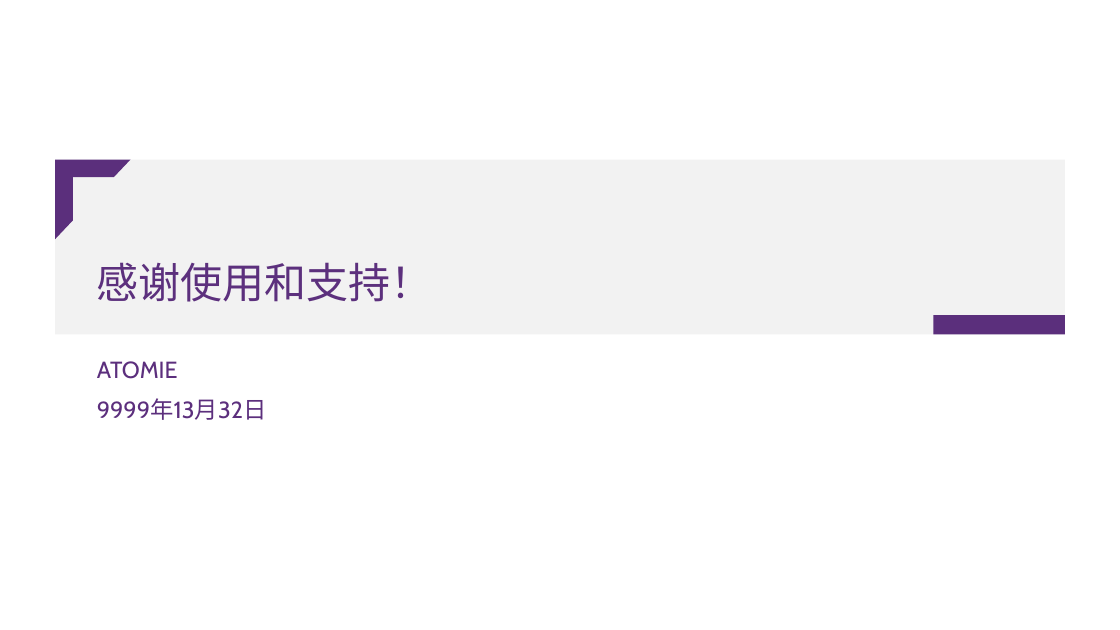
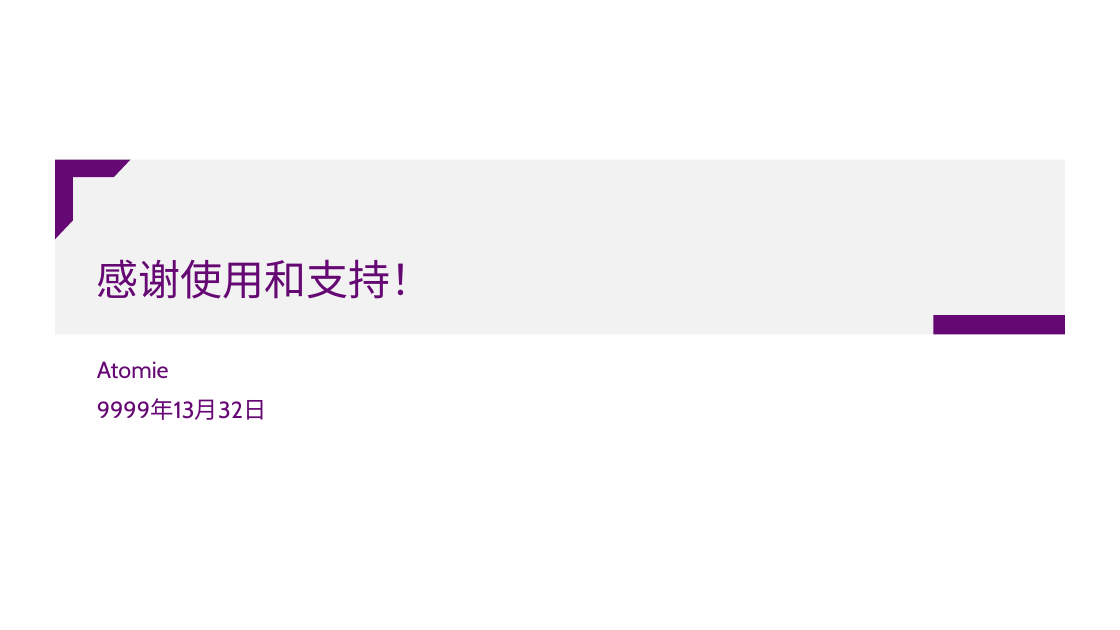
Before and after one commit to atomiechen/THU-PPT-Theme, a slide deck: slide 9 of 清华简约主题-扁平-16-9.pptx. Drawn at 1120x630 pixels with LibreOffice and Linux fonts; fonts in the diff are those of the drawing; background and template pictures are left out. Boxes give left, top, right and bottom in pixels: in the first picture for what was removed or moved away, otherwise in the second. Text is boxed around its words. In the diff, an @@ line names an element or a change of style, - is before the commit and + after.

Commit message:
Major update: 对于浅色背景模板，根据《清华大学视觉形象识别系统手册》，纠正清华主题色，使用校徽校名矢量图

```diff
--- a/清华简约主题-扁平-16-9.pptx
+++ b/清华简约主题-扁平-16-9.pptx
@@ half frame at [55, 160, 131, 239]: fill #5B2F7C to #660874 @@
@@ title "感谢使用和支持！" at [97, 259, 433, 299]: text colour #5C307D to #660874 @@
@@ rectangle at [933, 315, 1065, 334]: fill #5B2F7C to #660874 @@
@@ subtitle at [97, 361, 169, 379]: text changed; text colour #5C2F7D to #660874 @@
-ATOMIE
+Atomie
@@ subtitle at [97, 398, 267, 420]: text colour #5C2F7D to #660874 in "9999年13月32日" @@
```
Also in this commit, not shown: 8 other slides changed, 4 other files.
